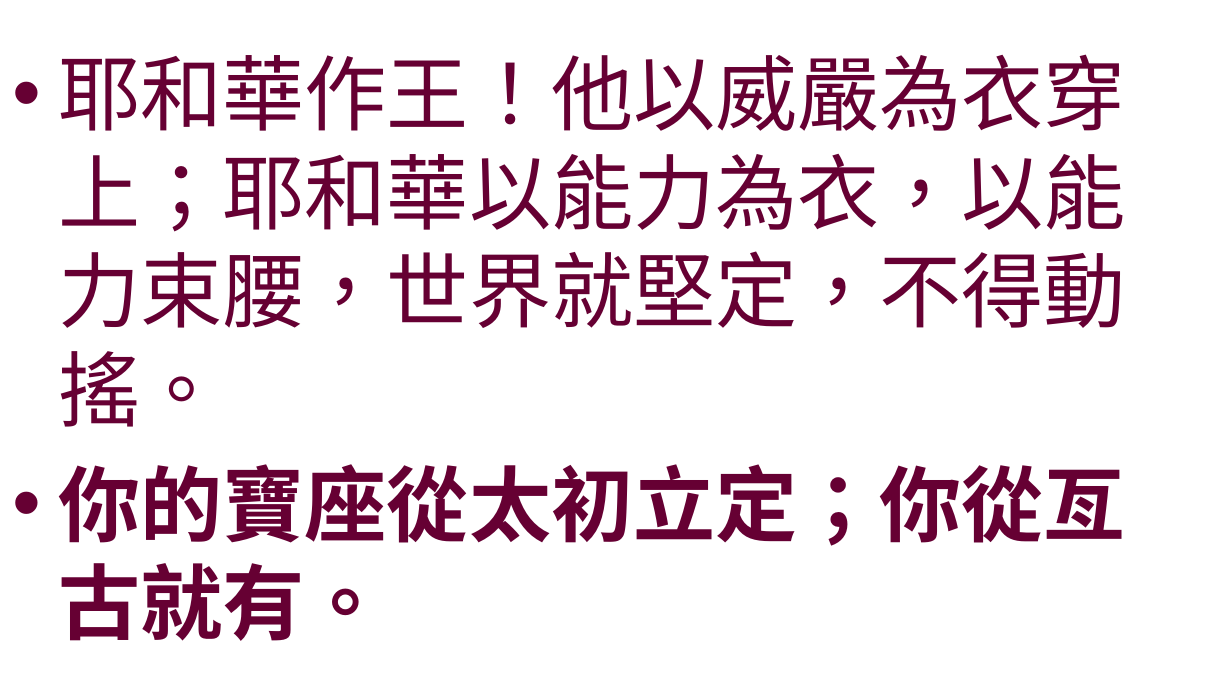
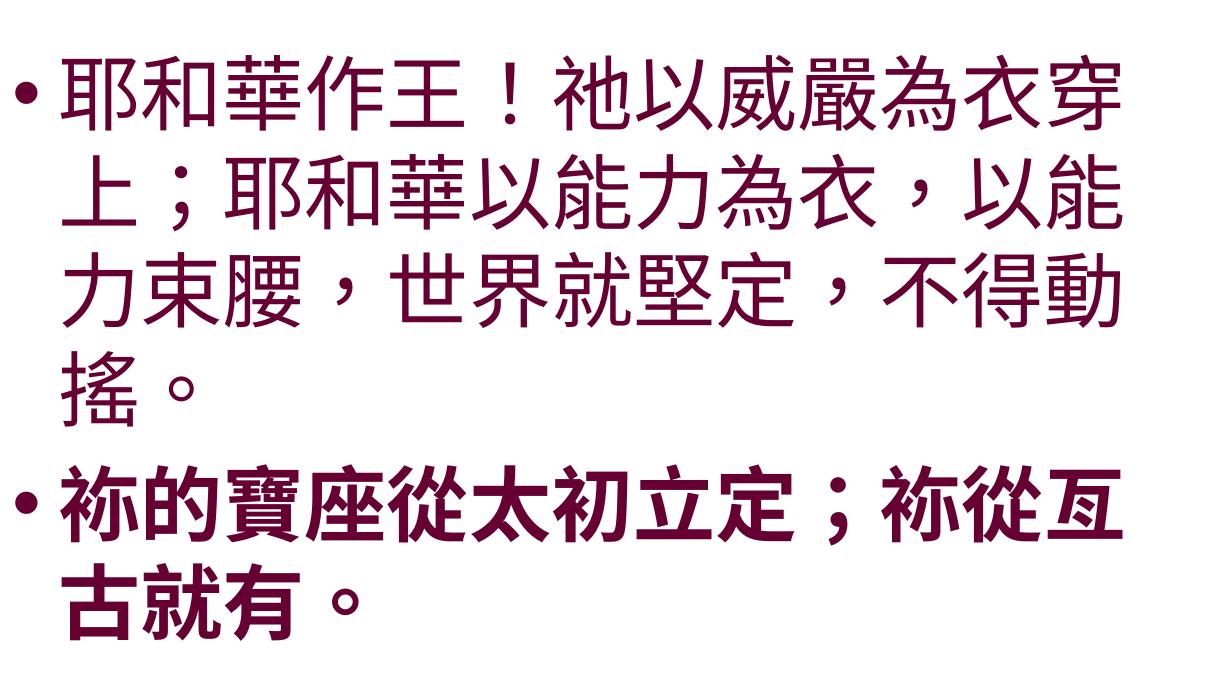
Before and after one commit to batisuoc/worship-resources, a slide deck: slide 2 of 3神的威權.pptx. Drawn at 1232x693 pixels with LibreOffice and Linux fonts; fonts in the diff are those of the drawing; background and template pictures are left out. Boxes give left, top, right and bottom in pixels: in the first picture for what was removed or moved away, otherwise in the second. Text is boxed around its words. In the diff, an @@ line names an element or a change of style, - is before the commit and + after.

```diff
--- a/3神的威權.pptx
+++ b/3神的威權.pptx
@@ text at <box>58,54,1126,641</box>: text changed @@
-• 耶和華作王！他以威嚴為衣穿上；耶和華以能力為衣，以能力束腰，世界就堅定，不得動搖。
-• 你的寶座從太初立定；你從亙古就有。
+• 耶和華作王！祂以威嚴為衣穿上；耶和華以能力為衣，以能力束腰，世界就堅定，不得動搖。
+• 袮的寶座從太初立定；袮從亙古就有。
```
Also in this commit, not shown: 5 other slides changed, 1 other file.
